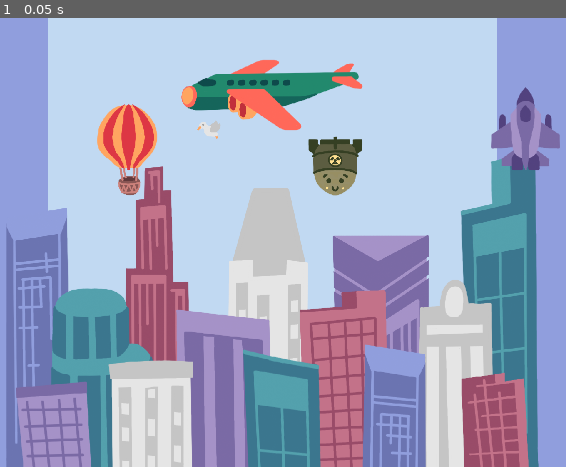
Above: before the commit, frame 1.
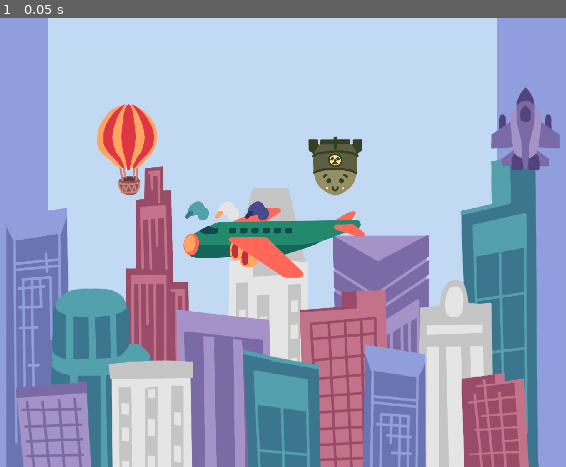
Above: after the commit, the same moment.

Repository: Hangover-Sunshine/DEFCON-JUNIOR
Game: Godot game, scene res://scenes/test/demo_art.tscn
Same seed, same stepped clock (60 frames per second), same inputs: the game is played once before the commit and once after it. This scene is started directly instead of the project's main scene.
Inputs:
- Up to frame 1 (0.05 s): no input

The runs differ from the first frame. In frame 1, 5.3% of the frame differs, in the area x 31-65%, y 9-58%.

Commit message:
Explosion Particles

Diff:
--- /dev/null
+++ b/assets/graphs/Gradiant_Bird_Fade.tres
@@ -0,0 +1,5 @@
+[gd_resource type="Gradient" format=3 uid="uid://b7dsyuw7f1k6e"]
+
+[resource]
+offsets = PackedFloat32Array(0, 0.926667, 1)
+colors = PackedColorArray(1, 1, 1, 1, 1, 1, 1, 1, 1, 1, 1, 0)
--- /dev/null
+++ b/prefabs/fx/fx_explode_feather.tscn
@@ -0,0 +1,76 @@
+[gd_scene load_steps=7 format=3 uid="uid://cvc2n8mpfspuy"]
+
+[ext_resource type="Texture2D" uid="uid://o63wbosju6bb" path="res://assets/particle/Feather.png" id="1_c8hlc"]
+[ext_resource type="Gradient" uid="uid://b7dsyuw7f1k6e" path="res://assets/graphs/Gradiant_Bird_Fade.tres" id="2_r21dw"]
+
+[sub_resource type="Curve" id="Curve_ycvtl"]
+_data = [Vector2(0, 1), 0.0, 0.809397, 0, 0, Vector2(0.61236, 1), -0.582651, -0.582651, 0, 0, Vector2(0.797753, 0), 0.0, 0.0, 0, 0]
+point_count = 3
+
+[sub_resource type="Gradient" id="Gradient_6k13i"]
+colors = PackedColorArray(0.231373, 0.462745, 0.560784, 1, 0.768627, 0.768627, 0.768627, 1)
+
+[sub_resource type="Gradient" id="Gradient_m4cka"]
+colors = PackedColorArray(1, 0.647059, 0.380392, 1, 0.898039, 0.898039, 0.898039, 1)
+
+[sub_resource type="Gradient" id="Gradient_c5uif"]
+colors = PackedColorArray(0.160784, 0.196078, 0.403922, 1, 0.27451, 0.294118, 0.54902, 1)
+
+[node name="FX_Explode_Feather" type="Node2D"]
+
+[node name="Explode_BirdA" type="CPUParticles2D" parent="."]
+emitting = false
+amount = 10
+one_shot = true
+explosiveness = 1.0
+texture = ExtResource("1_c8hlc")
+spread = 180.0
+gravity = Vector2(0, 0)
+initial_velocity_min = 50.0
+initial_velocity_max = 50.0
+angular_velocity_min = -180.0
+angular_velocity_max = 180.0
+angle_max = 360.0
+scale_amount_min = 0.5
+scale_amount_max = 0.5
+scale_amount_curve = SubResource("Curve_ycvtl")
+color_ramp = ExtResource("2_r21dw")
+color_initial_ramp = SubResource("Gradient_6k13i")
+
+[node name="Explode_BirdB" type="CPUParticles2D" parent="."]
+emitting = false
+amount = 10
+one_shot = true
+explosiveness = 1.0
+texture = ExtResource("1_c8hlc")
+spread = 180.0
+gravity = Vector2(0, 0)
+initial_velocity_min = 50.0
+initial_velocity_max = 50.0
+angular_velocity_min = -180.0
+angular_velocity_max = 180.0
+angle_max = 360.0
+scale_amount_min = 0.5
+scale_amount_max = 0.5
+scale_amount_curve = SubResource("Curve_ycvtl")
+color_ramp = ExtResource("2_r21dw")
+color_initial_ramp = SubResource("Gradient_m4cka")
+
+[node name="Explode_BirdC" type="CPUParticles2D" parent="."]
+emitting = false
+amount = 10
+one_shot = true
+explosiveness = 1.0
+texture = ExtResource("1_c8hlc")
+spread = 180.0
+gravity = Vector2(0, 0)
+initial_velocity_min = 50.0
+initial_velocity_max = 50.0
+angular_velocity_min = -180.0
+angular_velocity_max = 180.0
+angle_max = 360.0
+scale_amount_min = 0.5
+scale_amount_max = 0.5
+scale_amount_curve = SubResource("Curve_ycvtl")
+color_ramp = ExtResource("2_r21dw")
+color_initial_ramp = SubResource("Gradient_c5uif")
--- /dev/null
+++ b/prefabs/fx/fx_explode_fire.tscn
@@ -0,0 +1,30 @@
+[gd_scene load_steps=4 format=3 uid="uid://ch77gyo6ll8sr"]
+
+[ext_resource type="Texture2D" uid="uid://dskj1c8u7w667" path="res://assets/particle/Circle2.png" id="1_nboo7"]
+
+[sub_resource type="Curve" id="Curve_n1e1n"]
+_data = [Vector2(0.61236, 1), -0.582651, -0.582651, 0, 0, Vector2(0.797753, 0), 0.0, 0.0, 0, 0]
+point_count = 2
+
+[sub_resource type="Gradient" id="Gradient_7hvvp"]
+offsets = PackedFloat32Array(0, 0.326667, 0.42, 0.526667, 0.64, 0.733333, 1)
+colors = PackedColorArray(1, 0.878431, 0.568627, 1, 1, 0.666667, 0.431373, 1, 1, 0.407843, 0.352941, 1, 0.866667, 0.215686, 0.270588, 1, 0.756863, 0.184314, 0.231373, 1, 0.262745, 0.117647, 0.4, 1, 0.262745, 0.117647, 0.4, 0)
+
+[node name="FX_Explode_Fire" type="Node2D"]
+
+[node name="Explosion_Fire" type="CPUParticles2D" parent="."]
+emitting = false
+amount = 50
+one_shot = true
+speed_scale = 1.5
+explosiveness = 0.8
+texture = ExtResource("1_nboo7")
+spread = 180.0
+gravity = Vector2(0, 0)
+initial_velocity_min = 75.0
+initial_velocity_max = 150.0
+angle_max = 90.0
+scale_amount_min = 0.5
+scale_amount_max = 0.5
+scale_amount_curve = SubResource("Curve_n1e1n")
+color_ramp = SubResource("Gradient_7hvvp")
--- a/scenes/test/demo_art.tscn
+++ b/scenes/test/demo_art.tscn
@@ -6,6 +6,9 @@
 [ext_resource type="PackedScene" uid="uid://gww7h28trftn" path="res://prefabs/art/enemy/enemy_jet.tscn" id="4_dxkhi"]
 [ext_resource type="PackedScene" uid="uid://c0n71c7qli14s" path="res://prefabs/art/environment/env_city.tscn" id="5_fqmmg"]
 [ext_resource type="PackedScene" uid="uid://cwlgqt2mce0is" path="res://prefabs/art/prop/prop_bird.tscn" id="6_cu7em"]
+[ext_resource type="PackedScene" uid="uid://ch77gyo6ll8sr" path="res://prefabs/fx/fx_explode_fire.tscn" id="7_pqtsk"]
+[ext_resource type="PackedScene" uid="uid://cvc2n8mpfspuy" path="res://prefabs/fx/fx_explode_feather.tscn" id="8_utufl"]
+[ext_resource type="Texture2D" uid="uid://b4hvt33e4i1fp" path="res://assets/sprites/prop/bird/Prop_Bird_Head.png" id="9_hbqao"]
 
 [node name="demo_art" type="Node2D"]
 
@@ -32,7 +35,6 @@
 position = Vector2(0, 540)
 
 [node name="Prop_Plane" parent="." instance=ExtResource("1_g0ygs")]
-position = Vector2(-5, -356)
 
 [node name="Prop_Balloon" parent="." instance=ExtResource("1_dlr3o")]
 position = Vector2(-344, -167)
@@ -44,4 +46,12 @@
 position = Vector2(608, -273)
 
 [node name="Prop_Bird" parent="." instance=ExtResource("6_cu7em")]
-position = Vector2(-148, -268)
+visible = false
+
+[node name="FX_Explode_Fire" parent="." instance=ExtResource("7_pqtsk")]
+
+[node name="FX_Explode_Feather" parent="." instance=ExtResource("8_utufl")]
+
+[node name="PropBirdHead" type="Sprite2D" parent="."]
+position = Vector2(-108, -76)
+texture = ExtResource("9_hbqao")
Binary file added: assets/particle/Feather.png
Not shown, added: assets/particle/Feather.png.import
Not shown: 1 places in scenes/test/demo_art.tscn that only renumber resources
